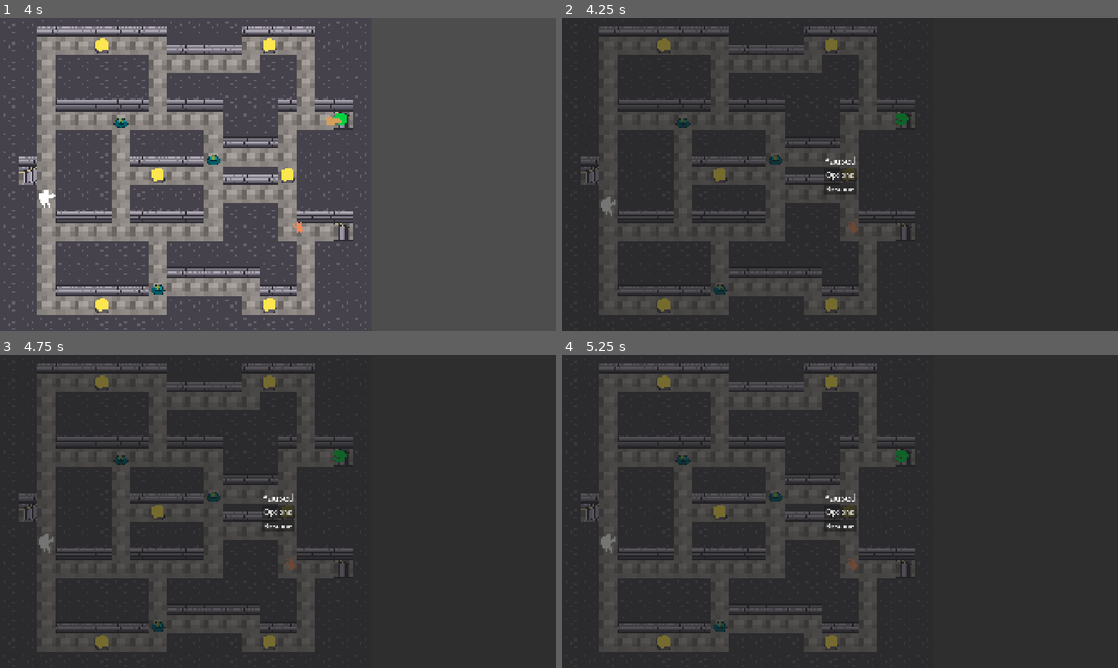
Above: before the commit, frames 1-4 (two rows, left to right).
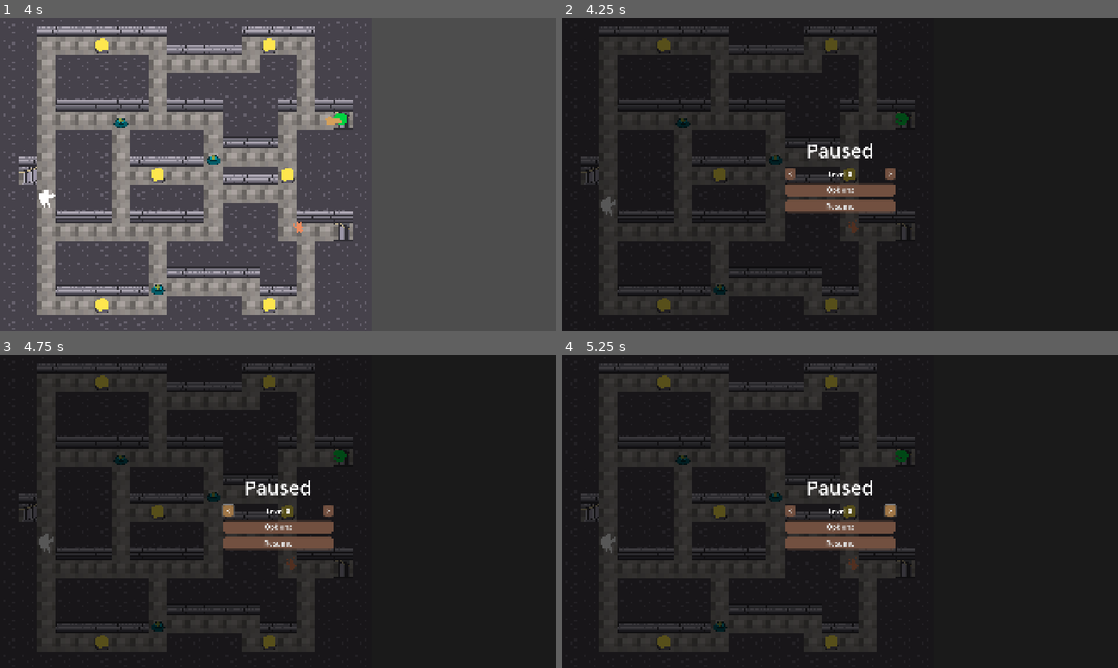
Above: after the commit, the same moments.

Repository: NunoDasNeves/igc-jam-godot-template
Game: Godot game, scene res://main.tscn
Same seed, same stepped clock (60 frames per second), same inputs: the game is played once before the commit and once after it.
Inputs (mouse positions are in pixels of both pictures, inside the frame that each line leads up to):
- Up to frame 1 (4 s): tap Enter at 0.5 s; hold D (Right) 0.53-1.28 s; tap Z (Attack) at 0.6, 3.6 s; hold S (Down) 1.28-2.03 s; tap X (Interact) at 1.35 s; hold D (Right) 2.03-2.78 s; hold K 2.03-2.78 s; hold W (Up) 2.78-3.53 s; tap R at 2.85 s; hold A (Left) from 3.53 s (still down)
- Up to frame 2 (4.25 s): keep holding A (Left); tap Escape at 4.15 s
- Up to frame 3 (4.75 s): release A (Left) at 4.25 s; click (227, 511) at 4.25 s, where only the run after the commit has a clickable "<"
- Up to frame 4 (5.25 s): click (890, 511) at 5 s, where only the run after the commit has a clickable ">"

Frame 1 is identical in both runs. In frame 2, 6.5% of the frame differs, in the area x 3-64%, y 2-94%; in frame 3, 6.5%; in frame 4, 6.5%.

Commit message:
update button styles, add level select UI to pause menu

Diff:
--- a/default_theme.tres
+++ b/default_theme.tres
@@ -1,4 +1,52 @@
-[gd_resource type="Theme" format=3 uid="uid://bqkb7o7uit11j"]
+[gd_resource type="Theme" load_steps=5 format=3 uid="uid://bqkb7o7uit11j"]
+
+[sub_resource type="StyleBoxFlat" id="StyleBoxFlat_7j863"]
+content_margin_left = 10.0
+content_margin_top = 3.0
+content_margin_right = 10.0
+content_margin_bottom = 3.0
+bg_color = Color(0.332707, 0.314929, 0.297638, 1)
+corner_radius_top_left = 10
+corner_radius_top_right = 10
+corner_radius_bottom_right = 10
+corner_radius_bottom_left = 10
+
+[sub_resource type="StyleBoxFlat" id="StyleBoxFlat_e7bfs"]
+content_margin_left = 10.0
+content_margin_top = 3.0
+content_margin_right = 10.0
+content_margin_bottom = 3.0
+bg_color = Color(0.621924, 0.463342, 0.276971, 1)
+corner_radius_top_left = 10
+corner_radius_top_right = 10
+corner_radius_bottom_right = 10
+corner_radius_bottom_left = 10
+
+[sub_resource type="StyleBoxFlat" id="StyleBoxFlat_bp0wp"]
+content_margin_left = 10.0
+content_margin_top = 3.0
+content_margin_right = 10.0
+content_margin_bottom = 3.0
+bg_color = Color(0.448453, 0.314648, 0.24965, 1)
+corner_radius_top_left = 10
+corner_radius_top_right = 10
+corner_radius_bottom_right = 10
+corner_radius_bottom_left = 10
+
+[sub_resource type="StyleBoxFlat" id="StyleBoxFlat_3taad"]
+content_margin_left = 10.0
+content_margin_top = 3.0
+content_margin_right = 10.0
+content_margin_bottom = 3.0
+bg_color = Color(0.283881, 0.191584, 0.146674, 1)
+corner_radius_top_left = 10
+corner_radius_top_right = 10
+corner_radius_bottom_right = 10
+corner_radius_bottom_left = 10
 
 [resource]
 default_font_size = 25
+Button/styles/disabled = SubResource("StyleBoxFlat_7j863")
+Button/styles/hover = SubResource("StyleBoxFlat_e7bfs")
+Button/styles/normal = SubResource("StyleBoxFlat_bp0wp")
+Button/styles/pressed = SubResource("StyleBoxFlat_3taad")
--- a/ui/pause_menu.tscn
+++ b/ui/pause_menu.tscn
@@ -1,8 +1,11 @@
-[gd_scene load_steps=4 format=3 uid="uid://b326cb226l8ye"]
+[gd_scene load_steps=5 format=3 uid="uid://b326cb226l8ye"]
 
 [ext_resource type="Script" uid="uid://cngn671jm8omd" path="res://ui/pause_menu.gd" id="1_fob5h"]
 [ext_resource type="PackedScene" uid="uid://cf3iev1x2w2ks" path="res://ui/volume_slider.tscn" id="2_avurv"]
 [ext_resource type="Script" uid="uid://cdu0i2yfapmgg" path="res://ui/volume_slider.gd" id="3_npydk"]
+
+[sub_resource type="StyleBoxFlat" id="StyleBoxFlat_fob5h"]
+bg_color = Color(0, 0, 0, 0.658824)
 
 [node name="PauseMenu" type="PanelContainer"]
 visible = false
@@ -13,9 +16,11 @@
 grow_vertical = 2
 size_flags_horizontal = 4
 size_flags_vertical = 4
+theme_override_styles/panel = SubResource("StyleBoxFlat_fob5h")
 script = ExtResource("1_fob5h")
 
 [node name="Main" type="MarginContainer" parent="."]
+custom_minimum_size = Vector2(400, 0)
 layout_mode = 2
 size_flags_horizontal = 4
 size_flags_vertical = 4
@@ -26,13 +31,31 @@
 
 [node name="VBoxContainer" type="VBoxContainer" parent="Main"]
 layout_mode = 2
-theme_override_constants/separation = 5
+theme_override_constants/separation = 15
 
 [node name="Label" type="Label" parent="Main/VBoxContainer"]
 layout_mode = 2
-theme_override_font_sizes/font_size = 32
+theme_override_font_sizes/font_size = 66
 text = "Paused"
 horizontal_alignment = 1
+
+[node name="HBoxContainer" type="HBoxContainer" parent="Main/VBoxContainer"]
+layout_mode = 2
+alignment = 1
+
+[node name="PrevButton" type="Button" parent="Main/VBoxContainer/HBoxContainer"]
+layout_mode = 2
+text = "<"
+
+[node name="LevelLabel" type="Label" parent="Main/VBoxContainer/HBoxContainer"]
+layout_mode = 2
+size_flags_horizontal = 3
+text = "Level 0"
+horizontal_alignment = 1
+
+[node name="NextButton" type="Button" parent="Main/VBoxContainer/HBoxContainer"]
+layout_mode = 2
+text = ">"
 
 [node name="OptionsButton" type="Button" parent="Main/VBoxContainer"]
 layout_mode = 2
